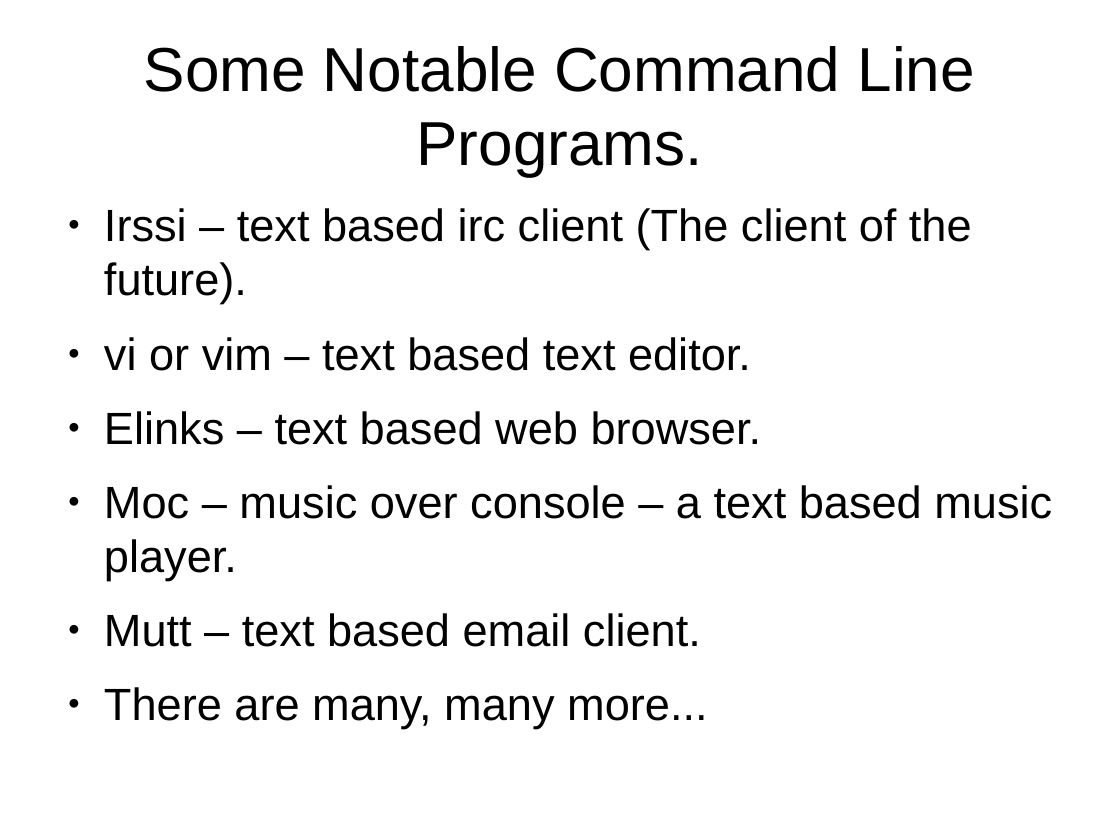
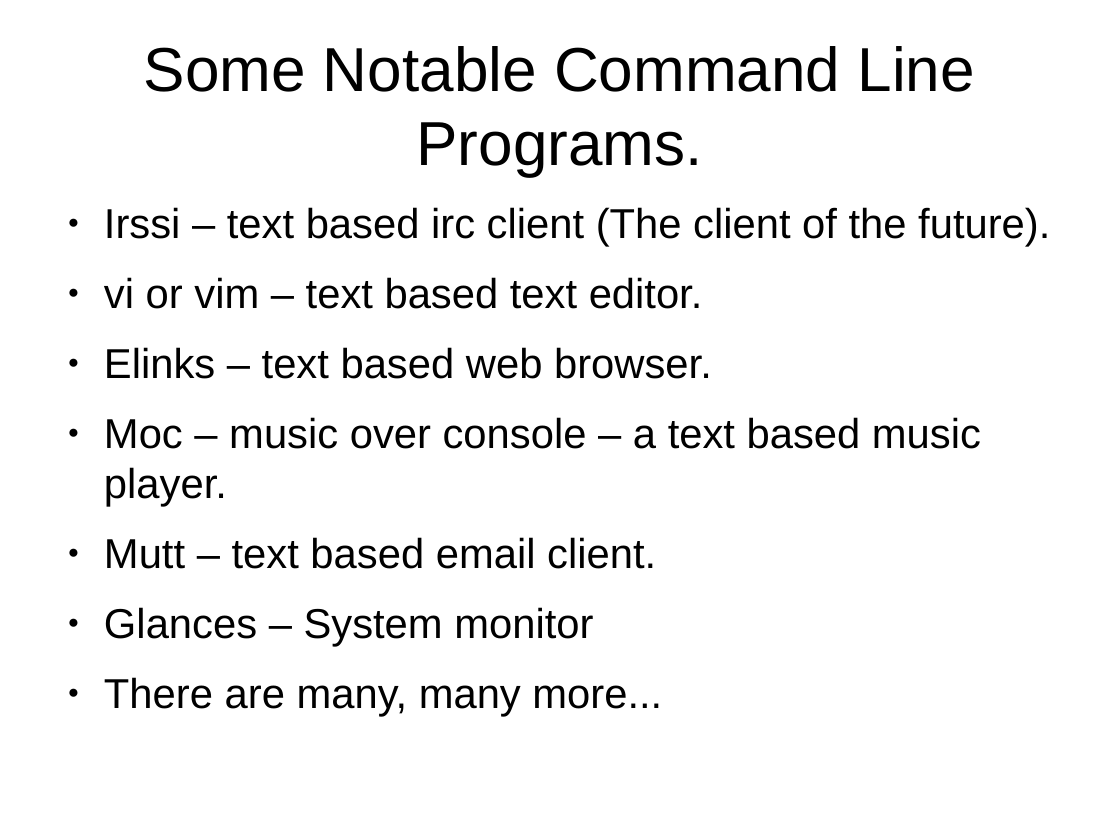
Before and after one commit to CochiseLinuxUsersGroup/Presentations, a slide deck: slide 9 of Terminal_For_Beginners/Terminal_For_Beginners.odp. Drawn at 1120x840 pixels with LibreOffice and Linux fonts; fonts in the diff are those of the drawing. Boxes give left, top, right and bottom in pixels: in the first picture for what was removed or moved away, otherwise in the second. Text is boxed around its words. In the diff, an @@ line names an element or a change of style, - is before the commit and + after.

```diff
--- a/Terminal_For_Beginners/Terminal_For_Beginners.odp
+++ b/Terminal_For_Beginners/Terminal_For_Beginners.odp
@@ text at (104,207,1050,717): size 32 to 29.6 pt @@
@@ text at (104,607,593,647): paragraph added @@
+● Glances – System monitor
```
Also in this commit, not shown: 1 slide added, 1 other file.
